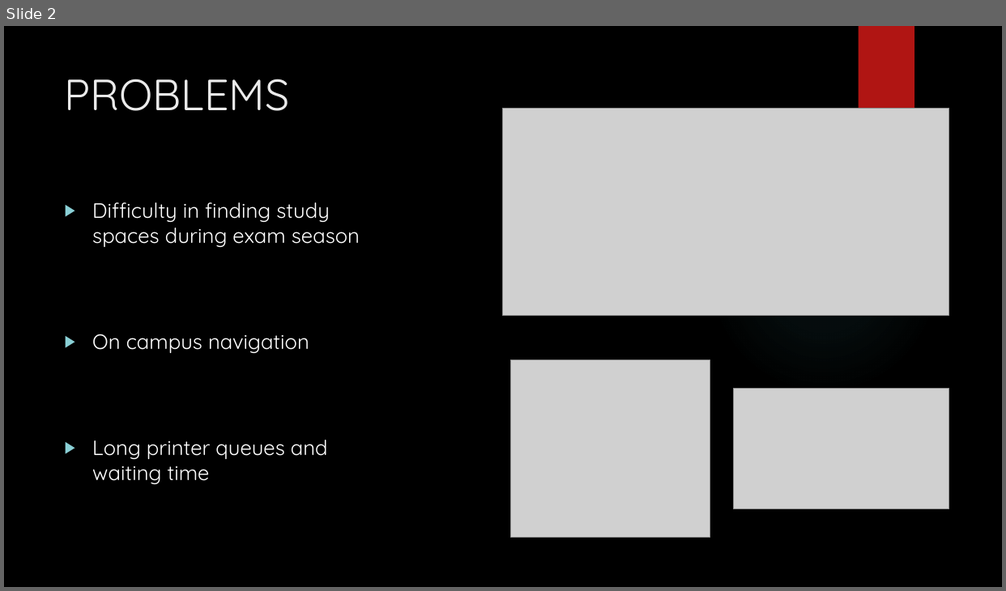
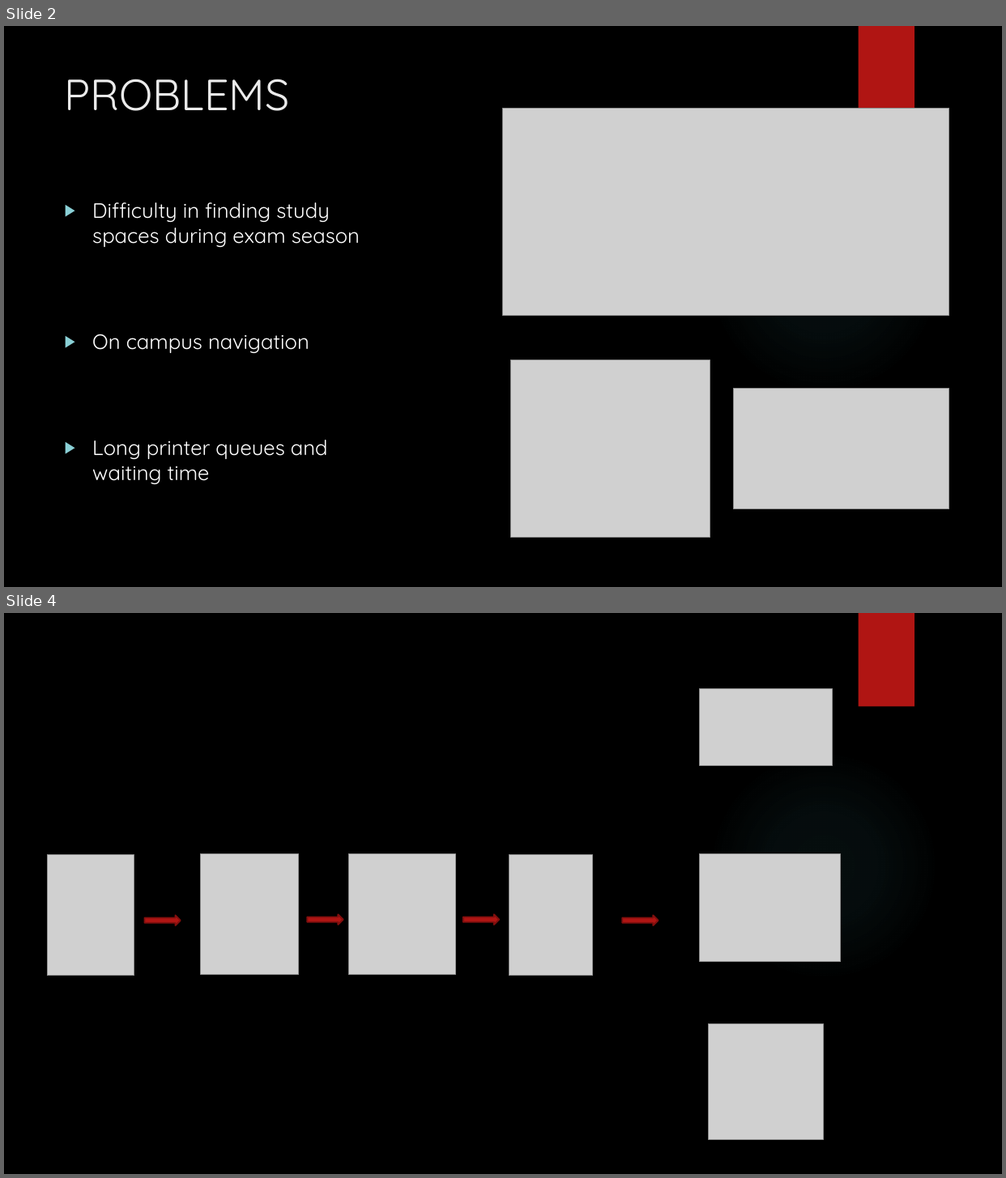
Before and after one commit to cityu-hall2/CityHack2019_submissions, a slide deck: team_15/CityHack.pptx. Shown one above the other, each under a label of ours: slide 2 before the commit, slides 2 and 4 after it; the slides between them are not shown. The pictures are 1006x591 and 1006x1178 pixels, drawn with LibreOffice and Linux fonts; fonts in the diff are those of the drawing; grey boxes stand for pictures; background and template pictures are left out. Boxes give left, top, right and bottom in pixels: in the first picture for what was removed or moved away, otherwise in the second. Text is boxed around its words. In the diff, an @@ line names an element or a change of style, - is before the commit and + after.

```diff
--- a/team_15/CityHack.pptx
+++ b/team_15/CityHack.pptx
@@ slide 4 added at (x1=4, y1=613, x2=1002, y2=1174), background picture (left out); not listed: 2 template elements that a slide beside it also shows @@
@@ picture added at (x1=700, y1=689, x2=832, y2=766) @@
@@ picture added at (x1=47, y1=855, x2=134, y2=976) @@
@@ picture added at (x1=201, y1=854, x2=299, y2=974) @@
@@ picture added at (x1=348, y1=854, x2=455, y2=974) @@
@@ picture added at (x1=509, y1=855, x2=593, y2=976) @@
@@ picture added at (x1=700, y1=854, x2=841, y2=962) @@
@@ right arrow added at (x1=145, y1=915, x2=181, y2=926), fill #B01513, outline #82100E 1.5 pt @@
@@ right arrow added at (x1=307, y1=914, x2=343, y2=925), fill #B01513, outline #82100E 1.5 pt @@
@@ right arrow added at (x1=463, y1=914, x2=499, y2=925), fill #B01513, outline #82100E 1.5 pt @@
@@ right arrow added at (x1=622, y1=915, x2=658, y2=926), fill #B01513, outline #82100E 1.5 pt @@
@@ picture added at (x1=709, y1=1024, x2=824, y2=1140) @@
```
Also in this commit, not shown: 1 slide changed.
